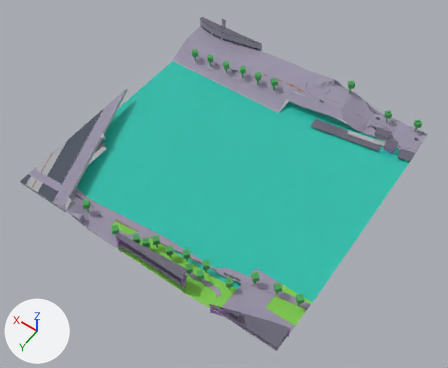
Before and after pictures for a commit that changed the glTF model public/maps/melbourne/chunks/5_-15.glb.
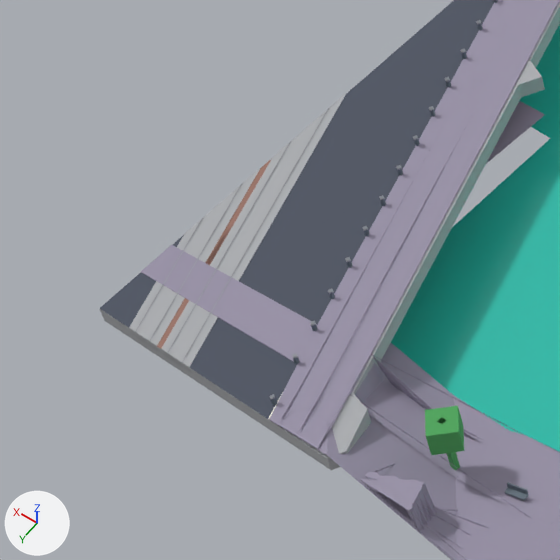
Old and new are each drawn whole from a 50 mm camera at (560.0, 1883.2, 198.8) aimed at (650.8, 1756.1, -0.9) and again close up on the part from 0% to 24% of the width and 33% to 62% of the height. Arrows for +X, +Y and +Z are at lower left; the lights stay in place. The first two pictures are the older version. Where no turn or scale is listed for an object, it has been applied to the vertices. Vertices at exactly the same position are counted once.

The first close-up shows 'compiled-chunk'.
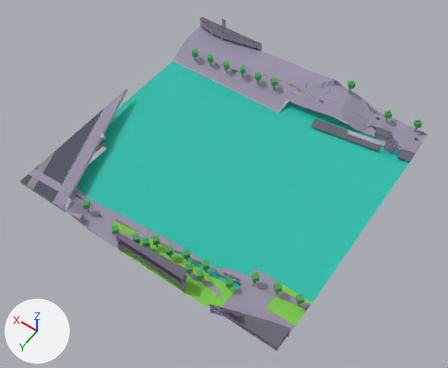
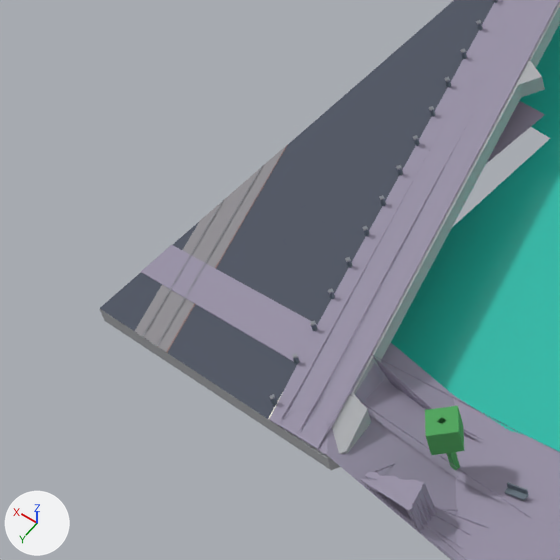
Pixel boxes (x1, y1, x2, y2) of what changed, in the close-ups (560 x 560 px):
```json
{"part": 1, "of": "me_mesh_0", "change": "cut back", "before": [129, 94, 346, 367], "after": [135, 146, 286, 352]}
```

Edits to the scene script, one JSON object a line:
```json
{"op": "add", "block": "mat_ballast", "code": ["mat_ballast = principled_material('ballast')", "mat_ballast.base_color = (0.29, 0.28, 0.3)  # grey #939095", "mat_ballast.metallic = 0.02", "mat_ballast.roughness = 0.96"]}
{"block": "me_mesh_0", "where": "# used by ob_compiled_chunk; location = (654.0, 1745.82, 7.16)"}
{"op": "remove", "block": "me_mesh_0", "code": "me_mesh_0.from_pydata(...)  # 4683 vertices, 6875 faces; spans x -60.0..60.0, y -60.2..60.2, z -8.0..8.0"}
{"op": "add", "block": "me_mesh_0", "code": "me_mesh_0.from_pydata(...)  # 4619 vertices, 6805 faces; spans x -60.0..60.0, y -60.2..60.2, z -8.0..8.0"}
{"block": "me_mesh_0", "change": "me_mesh_0 part 1"}
{"block": "me_mesh_0", "change": "60 vertices are removed from x 50.4..60.0, y 33.6..60.2, z -2.1..-0.9"}
{"block": "me_mesh_0", "change": "71 faces are deleted"}
{"block": "me_mesh_0", "change": "7 vertices move from x 53.4..56.1, y 48.0..60.2, z -2.1..-1.0 to x 53.7..60.0, y 47.2..60.2, z -1.1..-1.0"}
{"block": "me_mesh_0", "change": "20 vertices are added at x 52.8..60.0, y 40.3..60.2, z -1.2..-0.9"}
{"block": "me_mesh_0", "change": "19 new faces join them, mat_rail (grey #9ea2a8)"}
{"block": "me_mesh_0", "change": "5 new faces join them, mat_ballast (grey #939095)"}
{"block": "me_mesh_0", "change": "1 new face joins them, mat_cycleway (brown #9e7669)"}
{"block": "me_mesh_0", "change": "other edits to the shape of me_mesh_0 do not show in these pictures"}
{"op": "add", "block": "me_mesh_0", "code": "me_mesh_0.materials.append(mat_ballast)  # grey #939095"}
```
